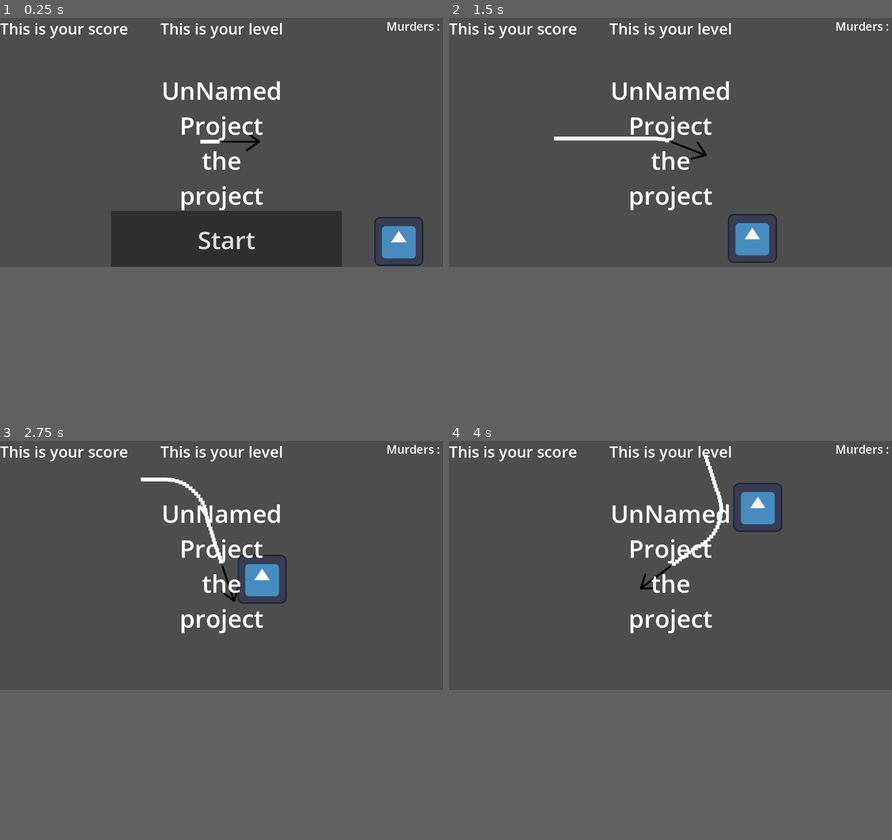
Above: before the commit, frames 1-4 (two rows, left to right).
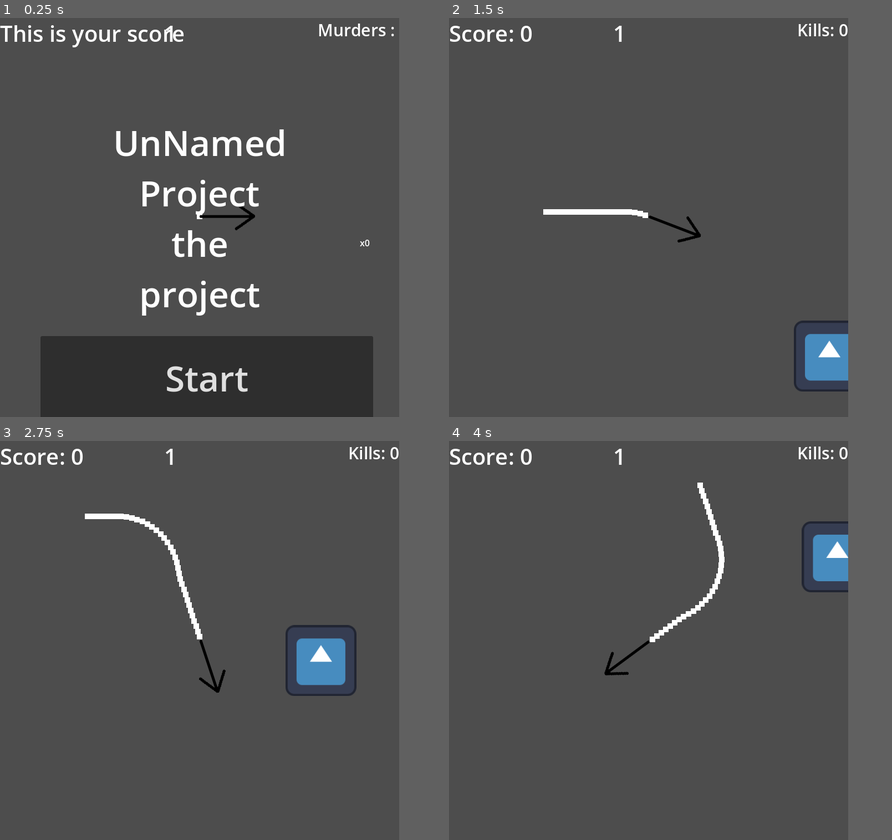
Above: after the commit, the same moments.

Repository: zazak03/jamimag
Game: Godot game, scene res://levels/template_niveau.tscn
Two runs of this game, one before a commit and one after it. Both use one fixed random seed, a clock stepped at 60 frames per second and the inputs below. This scene is started directly instead of the project's main scene. The engine's default icon, where the game draws it, is replaced by a stand-in: a white triangle on a blue panel in a dark square.
Inputs:
- Up to frame 1 (0.25 s): no input
- Up to frame 2 (1.5 s): click "Start" at 0.5 s; hold Right (turn_clockwise) from 1.28 s (still down)
- Up to frame 3 (2.75 s): release Right (turn_clockwise) at 2.03 s; tap Left (turn_counterclockwise) at 2.1 s
- Up to frame 4 (4 s): hold Right (turn_clockwise) 2.78-3.53 s; tap Left (turn_counterclockwise) at 3.6 s
In our replay, the window is 799x449 before the commit and 720x720 after it. These sizes can differ from the game's own. Grey fills any space a smaller window leaves; there, only what the larger window draws over its background counts as a difference.

The runs differ from the first frame. In frame 1, 28% of the frame differs, in the area x 0-100%, y 0-100%; in frame 2, 5.5%; in frame 3, 5.9%; in frame 4, 5.3%.

Commit message:
Template niveau et HUD

Diff:
--- a/levels/template_niveau.tscn
+++ b/levels/template_niveau.tscn
@@ -16,7 +16,7 @@
 [node name="DeincrementTimer" type="Timer" parent="."]
 
 [node name="CanvasLayer" parent="." instance=ExtResource("4_p0nec")]
-level = 5
+level = 1
 
 [connection signal="updatehud" from="." to="CanvasLayer" method="_on_template_scene_updatehud"]
 [connection signal="fleche_hit" from="Fleche_complet" to="." method="_on_fleche_complet_fleche_hit"]
--- a/project.godot
+++ b/project.godot
@@ -14,6 +14,11 @@
 run/main_scene="res://scenes/projectile.tscn"
 config/features=PackedStringArray("4.1", "GL Compatibility")
 config/icon="res://assets/icon.svg"
+
+[display]
+
+window/size/viewport_width=720
+window/size/viewport_height=720
 
 [input]
 
--- a/scenes/fleche_complet.tscn
+++ b/scenes/fleche_complet.tscn
@@ -1,27 +1,11 @@
-[gd_scene load_steps=5 format=3 uid="uid://dtijo7v6bahj7"]
+[gd_scene load_steps=4 format=3 uid="uid://dtijo7v6bahj7"]
 
 [ext_resource type="Script" path="res://scripts/fleche_complet.gd" id="1_filkd"]
 [ext_resource type="Script" path="res://scripts/Fleche.gd" id="1_pdq3k"]
-[ext_resource type="Texture2D" uid="uid://df4m40pbf1ax3" path="res://assets/fleche.png" id="2_htwda"]
-
-[sub_resource type="GDScript" id="GDScript_t2luu"]
-script/source = "extends Node2D
-var parent_rotation
-
-# Called when the node enters the scene tree for the first time.
-func _ready():
-	pass # Replace with function body.
-
-
-# Called every frame. 'delta' is the elapsed time since the previous frame.
-func _process(delta):
-	parent_rotation = get_parent().rotation
-	rotation = - parent_rotation
-"
+[ext_resource type="Texture2D" uid="uid://dr2x664irm2v1" path="res://assets/fleche.png" id="2_htwda"]
 
 [node name="Fleche_complet" type="Node2D"]
 script = ExtResource("1_filkd")
-nbr_points_cape = 35
 update_interval = 0.05
 
 [node name="DepCape" type="Node2D" parent="."]
@@ -31,10 +15,6 @@
 [node name="fleche" type="Area2D" parent="." groups=["fleche"]]
 script = ExtResource("1_pdq3k")
 
-[node name="DepCape" type="Node2D" parent="fleche"]
-position = Vector2(-50, 0)
-script = SubResource("GDScript_t2luu")
-
 [node name="FlecheSprite" type="Sprite2D" parent="fleche"]
 position = Vector2(49.8, -0.299999)
 texture = ExtResource("2_htwda")
@@ -42,8 +22,11 @@
 [node name="Camera" type="Camera2D" parent="fleche"]
 position = Vector2(0, 2)
 
-[node name="CollisionPolygon2D" type="CollisionPolygon2D" parent="fleche"]
-polygon = PackedVector2Array(0, 3, 89, 3, 62, 21, 66, 26, 100, 2, 100, -2, 66, -26, 63, -22, 90, -3, 0, -3)
+[node name="FlecheHitbox" type="CollisionPolygon2D" parent="fleche"]
+position = Vector2(49.8, -3.3)
+polygon = PackedVector2Array(-50, 6, -50, 1, 39, 1, 13, -17, 17, -21, 46, 0, 46, 6, 16, 28, 12, 24, 38, 6)
 
 [connection signal="timeout" from="Timer" to="." method="_on_timer_timeout"]
+[connection signal="Fleche_hit" from="fleche" to="." method="_on_fleche_fleche_hit"]
+[connection signal="area_entered" from="fleche" to="." method="_on_fleche_area_entered"]
 [connection signal="body_entered" from="fleche" to="fleche" method="_on_body_entered" flags=18]
--- a/scenes/hud.tscn
+++ b/scenes/hud.tscn
@@ -3,6 +3,7 @@
 [ext_resource type="Script" path="res://scripts/hud.gd" id="1_e24si"]
 
 [node name="CanvasLayer" type="CanvasLayer"]
+process_mode = 3
 script = ExtResource("1_e24si")
 
 [node name="LevelLabel" type="Label" parent="."]
@@ -50,6 +51,13 @@
 vertical_alignment = 1
 autowrap_mode = 2
 
+[node name="MulLabel" type="Label" parent="."]
+offset_left = 649.0
+offset_top = 394.0
+offset_right = 714.0
+offset_bottom = 464.0
+text = "x0"
+
 [node name="StartButton" type="Button" parent="."]
 anchors_preset = 7
 anchor_left = 0.5
@@ -65,9 +73,40 @@
 theme_override_font_sizes/font_size = 64
 text = "Start"
 
+[node name="RetryButton" type="Button" parent="."]
+anchors_preset = 7
+anchor_left = 0.5
+anchor_top = 1.0
+anchor_right = 0.5
+anchor_bottom = 1.0
+offset_left = -287.0
+offset_top = -146.0
+offset_right = 313.0
+offset_bottom = 4.0
+grow_horizontal = 2
+grow_vertical = 0
+theme_override_font_sizes/font_size = 64
+text = "Retry ?"
+
+[node name="NextLevelButton" type="Button" parent="."]
+anchors_preset = 7
+anchor_left = 0.5
+anchor_top = 1.0
+anchor_right = 0.5
+anchor_bottom = 1.0
+offset_left = -287.0
+offset_top = -146.0
+offset_right = 313.0
+offset_bottom = 4.0
+grow_horizontal = 2
+grow_vertical = 0
+theme_override_font_sizes/font_size = 64
+text = "Next"
+
 [node name="MessageTimer" type="Timer" parent="."]
 wait_time = 2.0
 one_shot = true
 
 [connection signal="pressed" from="StartButton" to="." method="_on_start_button_pressed"]
-[connection signal="timeout" from="MessageTimer" to="." method="_on_message_timer_timeout"]
+[connection signal="pressed" from="RetryButton" to="." method="_on_retry_button_pressed"]
+[connection signal="pressed" from="NextLevelButton" to="." method="_on_next_level_button_pressed"]
--- a/scripts/Fleche.gd
+++ b/scripts/Fleche.gd
@@ -103,5 +103,4 @@
 			var vect_bounced = Vector2.RIGHT.rotated(rotation).bounce(vect_normal)
 			rotation = vect_bounced.angle()
 	if body.is_in_group("projectiles") or body.is_in_group("ennemis"):
-		print("Touché !")
 		Fleche_hit.emit()
--- a/scripts/fleche_complet.gd
+++ b/scripts/fleche_complet.gd
@@ -6,6 +6,8 @@
 var points_cape = []
 var derniers_vect_pos = []
 @onready var ma_var = $fleche
+
+signal fleche_hit
 
 # Called when the node enters the scene tree for the first time.
 func _ready():
@@ -33,3 +35,13 @@
 
 func _on_timer_timeout():
 	update_pos()
+
+
+
+func _on_fleche_fleche_hit():
+	fleche_hit.emit()
+
+
+func _on_fleche_area_entered(area):
+	if area.is_in_group("projectile"):
+		fleche_hit.emit()
--- a/scripts/hud.gd
+++ b/scripts/hud.gd
@@ -1,32 +1,69 @@
 extends CanvasLayer
+
+#@export var next = preload("res://levels/..;")
+
+@export var level = 0
 
 signal start_game
 
+func _ready():
+	$LevelLabel.text = str(level)
+	$RetryButton.hide()
+	$NextLevelButton.hide()
+
 func show_message(text):
+	$LevelLabel.text = str(level)
 	$TitleLabel.text = text
 	$TitleLabel.show()
 	$MessageTimer.start()
 
 func show_game_over():
 	show_message("Game Over")
-	await $MessageTimer.timeout
-	$TitleLabel.text = "Name of the game"
-	$TitleLabel.show()
-	await get_tree().create_timer(1).timeout
-	$StartButton.show()
+	$RetryButton.show()
+
+func show_w():
+	show_message("You won !")
+	$NextLevelButton.show()
 
 
 func update_score(score):
-	$ScoreLabel.text = "Score :" + str(score)
+	$ScoreLabel.text = "Score: " + str(score)
 
-func update_level(level):
-	$LevelLabel.text = "Score :" + str(level)
+func update_mul(mul):
+	if mul != 0 :
+		$MulLabel.show()
+		$MulLabel.text = "x" + str(mul)
+	else :
+		$MulLabel.hide()
+
+func update_kills(kills):
+	$KillsLabel.text = "Kills: " + str(kills)
+
 
 func _on_start_button_pressed():
-	print("start pressed")
 	$StartButton.hide()
+	$TitleLabel.hide()
 	start_game.emit()
 
 
-func _on_message_timer_timeout():
-	$TitleLabel.hide()
+func _on_cible_cible_atteinte():
+	show_w()
+
+
+func _on_fleche_complet_fleche_hit():
+	show_game_over()
+
+
+func _on_retry_button_pressed():
+	get_tree().reload_current_scene()
+
+
+func _on_next_level_button_pressed():
+	#get_tree().change_scene_to_packed(next)
+	pass # Replace with function body.
+
+
+func _on_template_scene_updatehud(score, mul, kills):
+	update_score(score)
+	update_mul(mul)
+	update_kills(kills)
--- a/scripts/template_scene.gd
+++ b/scripts/template_scene.gd
@@ -1,21 +1,26 @@
 extends Node2D
 
+var kills = 0
 var score = 0
 var mul = 0
 @export var score_temporel = 1000
 @export var deincrement_ratio = 100
 @export var points_par_proj = 100
 
+signal updatehud(score, mul, kills)
+
 func _ready():
-	$DeincrementTimer.start(0)
+	get_tree().paused = true
 
-
-
+func _process(delta):
+	emit_signal("updatehud", score, mul, kills)
 
 func _on_deincrement_timer_timeout():
-	score_temporel -= deincrement_ratio
+	score_temporel = clamp(score_temporel - deincrement_ratio, 0, 1000)
 
 func _on_bullet_ricochet():
+	if mul == 0 :
+		mul = 1
 	mul += 1
 
 func _on_bullet_destroyed():
@@ -27,4 +32,12 @@
 		score = score + score_temporel*mul
 	else :
 		score = score + score_temporel
-	print(score)
+	get_tree().paused = true
+
+
+func _on_fleche_complet_fleche_hit():
+	get_tree().paused = true
+
+
+func _on_canvas_layer_start_game():
+	get_tree().paused = false
Not shown: 1 places in scenes/mur.tscn that only renumber resources
